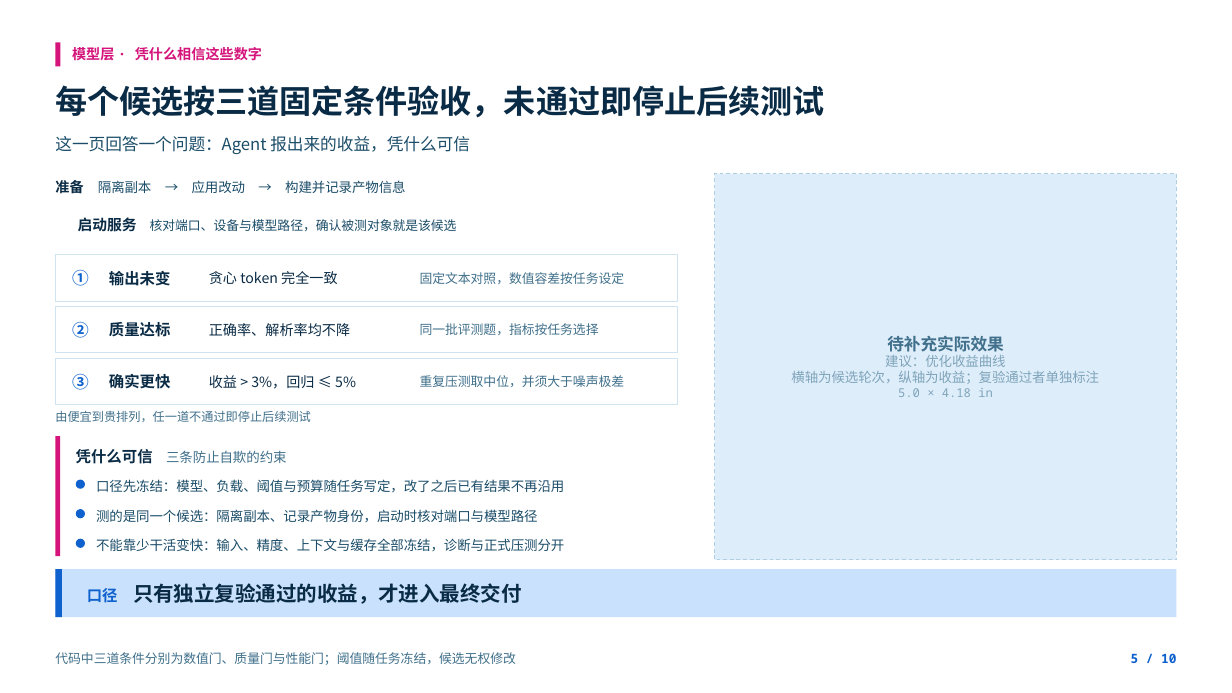
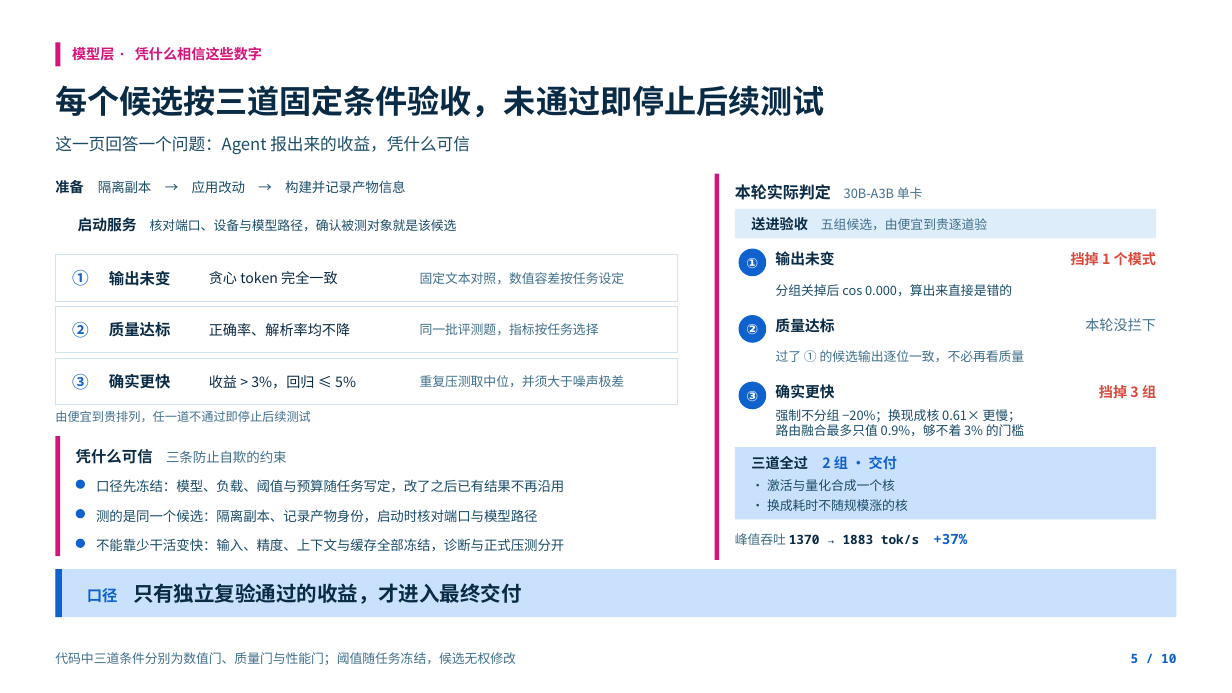
Before and after one commit to learning-sketch/sglang-maestro, a slide deck: slide 6 of slides/m100_agent_deck_1024.pptx. Drawn at 1232x693 pixels with LibreOffice and Linux fonts; fonts in the diff are those of the drawing; background and template pictures are left out. Boxes give left, top, right and bottom in pixels: in the first picture for what was removed or moved away, otherwise in the second. Text is boxed around its words. In the diff, an @@ line names an element or a change of style, - is before the commit and + after.

```diff
--- a/slides/m100_agent_deck_1024.pptx
+++ b/slides/m100_agent_deck_1024.pptx
@@ rectangle at [714, 174, 1177, 560]: fill #DEEDFA to #FFFFFF; outline #AFCEE1 0.75 pt dashed to none @@
@@ rectangle added at [714, 174, 719, 560], fill #D4147A @@
@@ text added at [735, 184, 923, 200], 10 pt, text #40708B @@
+本轮实际判定 30B-A3B 单卡
@@ rectangle added at [735, 209, 1156, 238], fill #DEEDFA @@
@@ text added at [751, 217, 987, 230], 10 pt, text #40708B @@
+送进验收 五组候选，由便宜到贵逐道验
@@ ellipse added at [738, 249, 766, 276], fill #0F62CE, 11 pt, text #FFFFFF, bold @@
+①
@@ text added at [775, 251, 834, 266], 11.5 pt, text #0A2B45, bold @@
+输出未变
@@ text added at [1071, 250, 1156, 268], 11 pt, text #D94A3D, bold @@
+挡掉 1 个模式
@@ text added at [776, 284, 1012, 296], 10 pt, text #1B4D69 @@
+分组关掉后 cos 0.000，算出来直接是错的
@@ ellipse added at [738, 315, 766, 343], fill #0F62CE, 11 pt, text #FFFFFF, bold @@
+②
@@ text added at [775, 318, 834, 333], 11.5 pt, text #0A2B45, bold @@
+质量达标
@@ text added at [1085, 318, 1156, 331], 11 pt, text #40708B @@
+本轮没拦下
@@ text added at [776, 350, 1025, 362], 10 pt, text #40708B @@
+过了 ① 的候选输出逐位一致，不必再看质量
@@ text in rectangle at [791, 336, 1099, 397]: text removed @@
-待补充实际效果
-建议：优化收益曲线
-横轴为候选轮次，纵轴为收益；复验通过者单独标注
-5.0 × 4.18 in
@@ ellipse added at [738, 382, 766, 409], fill #0F62CE, 11 pt, text #FFFFFF, bold @@
+③
@@ text added at [775, 384, 834, 399], 11.5 pt, text #0A2B45, bold @@
+确实更快
@@ text added at [1099, 383, 1156, 401], 11 pt, text #D94A3D, bold @@
+挡掉 3 组
@@ text added at [776, 409, 1024, 436], 10 pt, text #1B4D69 @@
+强制不分组 −20%；换现成核 0.61× 更慢；
+路由融合最多只值 0.9%，够不着 3% 的门槛
@@ rectangle added at [735, 447, 1156, 519], fill #C9E1FC @@
@@ text added at [751, 454, 897, 472], 11 pt, text #0F62CE, bold @@
+三道全过 2 组 · 交付
@@ text added at [767, 479, 895, 491], 10 pt, text #1B4D69 @@
+· 激活与量化合成一个核
@@ text added at [767, 499, 908, 511], 10 pt, text #1B4D69 @@
+· 换成耗时不随规模涨的核
@@ text added at [735, 533, 967, 545], 10 pt, text #0A2B45, bold @@
+峰值吞吐 1370 → 1883 tok/s +37%
```
Also in this commit, not shown: 5 other files.
